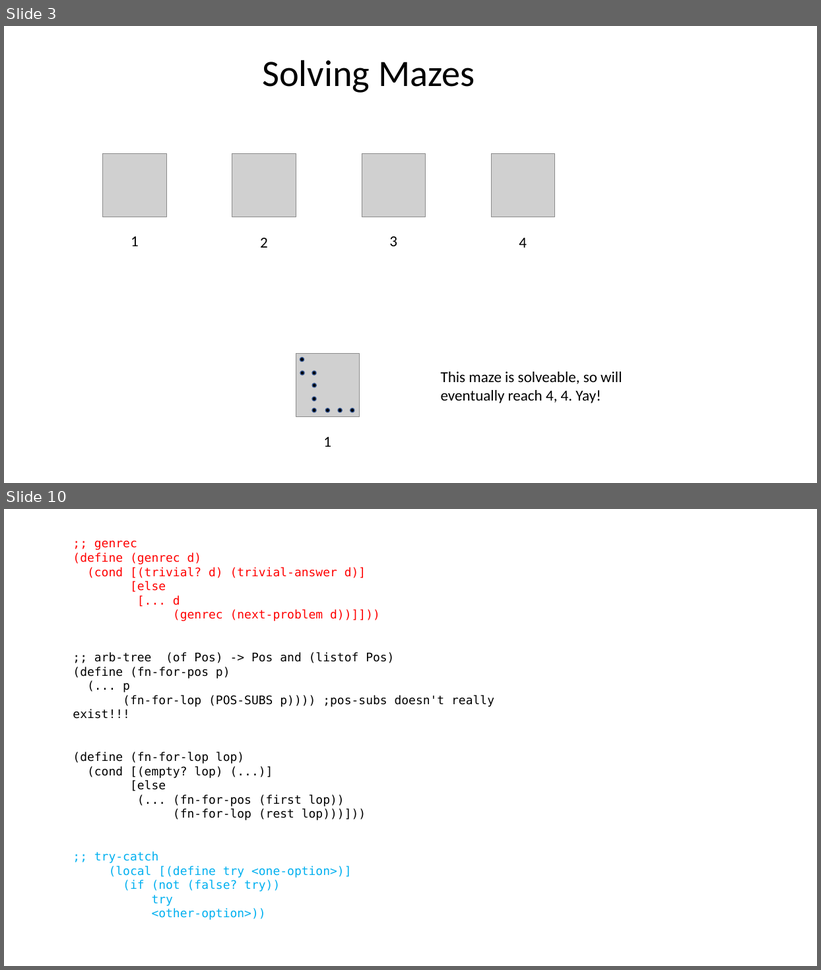
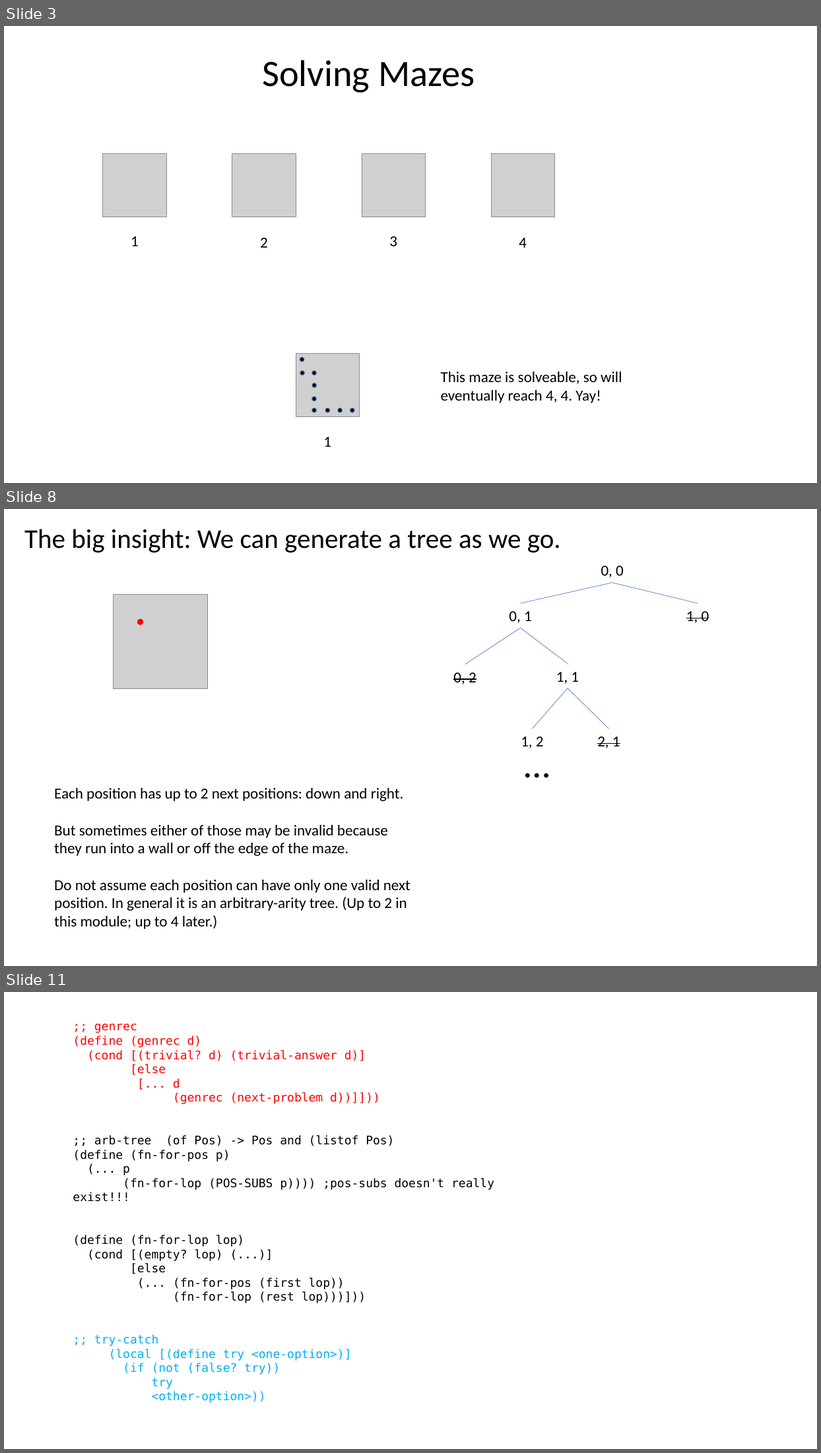
Before and after one commit to GregorKiczales/spd-materials, a slide deck: instructor/l16/l16-pad.pptx. Shown one above the other, each under a label of ours: slides 3 and 10 before the commit, slides 3, 8 and 11 after it; the slides between them are not shown. The pictures are 821x970 and 821x1453 pixels, drawn with LibreOffice and Linux fonts; fonts in the diff are those of the drawing; grey boxes stand for pictures. Boxes give left, top, right and bottom in pixels: in the first picture for what was removed or moved away, otherwise in the second. Text is boxed around its words. In the diff, an @@ line names an element or a change of style, - is before the commit and + after.

```diff
--- a/instructor/l16/l16-pad.pptx
+++ b/instructor/l16/l16-pad.pptx
@@ slide 8 added at (x1=4, y1=509, x2=817, y2=966), background #FFFFFF @@
@@ text added at (x1=24, y1=529, x2=561, y2=553), 32 pt, text #000000 @@
+The big insight: We can generate a tree as we go.
@@ text added at (x1=601, y1=566, x2=624, y2=578), 18 pt, text #000000 @@
+0, 0
@@ line added from (613, 583) to (521, 603), #4472C4 0.5 pt @@
@@ line added from (613, 583) to (698, 603), #4472C4 0.5 pt @@
@@ picture added at (x1=113, y1=594, x2=208, y2=689) @@
@@ ellipse added at (x1=137, y1=619, x2=143, y2=625), fill #FF0000, outline #FF0000 1 pt @@
@@ text added at (x1=509, y1=611, x2=532, y2=623), 18 pt, text #000000 @@
+0, 1
@@ text added at (x1=686, y1=611, x2=710, y2=623), 18 pt, text #000000, strikethrough @@
+1, 0
@@ line added from (521, 628) to (465, 665), #4472C4 0.5 pt @@
@@ line added from (521, 628) to (568, 664), #4472C4 0.5 pt @@
@@ text added at (x1=453, y1=673, x2=477, y2=685), 18 pt, text #000000, strikethrough @@
+0, 2
@@ text added at (x1=556, y1=672, x2=579, y2=684), 18 pt, text #000000 @@
+1, 1
@@ line added from (568, 689) to (532, 729), #4472C4 0.5 pt @@
@@ line added from (568, 689) to (609, 729), #4472C4 0.5 pt @@
@@ text added at (x1=518, y1=738, x2=605, y2=789), 44 pt, text #000000 @@
+…
@@ text added at (x1=521, y1=737, x2=544, y2=749), 18 pt, text #000000 @@
+1, 2
@@ text added at (x1=597, y1=737, x2=620, y2=749), 18 pt, text #000000, strikethrough @@
+2, 1
@@ text added at (x1=54, y1=788, x2=411, y2=929), 18 pt, text #000000 @@
+Each position has up to 2 next positions: down and right.
+But sometimes either of those may be invalid because they run into a wall or off the edge of the maze.
+Do not assume each position can have only one valid next position. In general it is an arbitrary-arity tree. (Up to 2 in this module; up to 4 later.)
@@ what was slide 10 is now slide 11 @@
```
Also in this commit, not shown: 7 slides changed, 1 other slide added, 1 slide removed, 15 other files.
